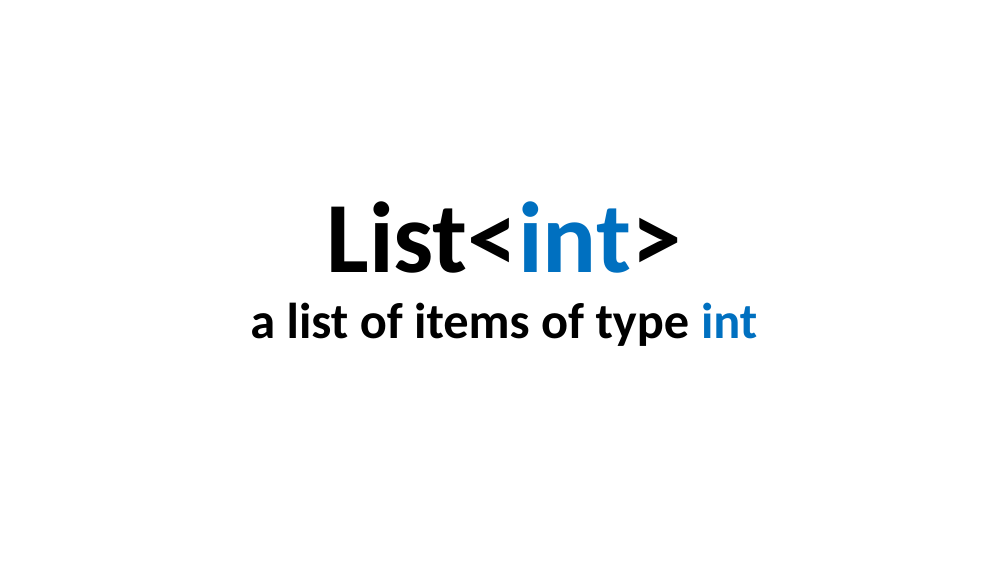
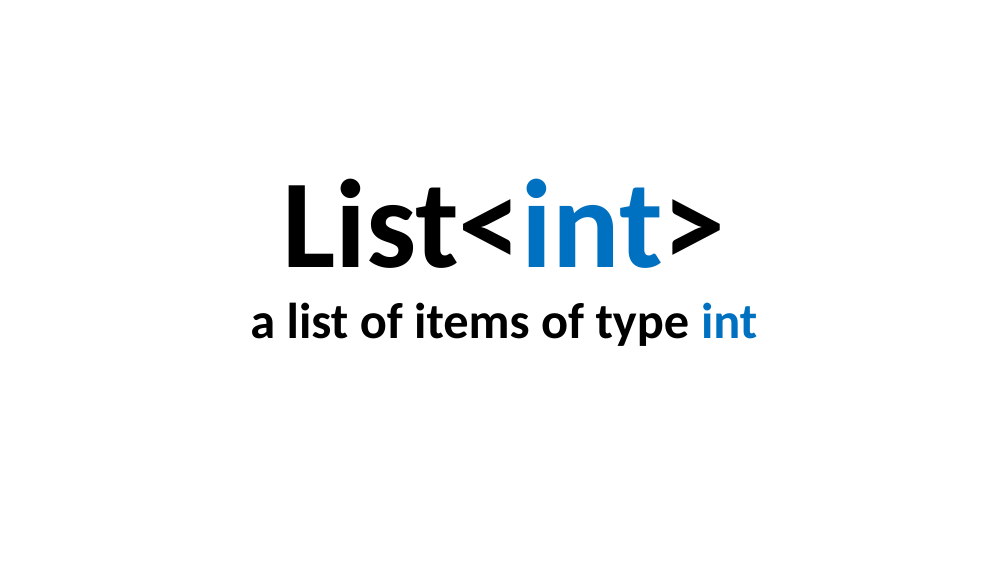
Before and after one commit to perl-easj/Teaching-materials, a slide deck: slide 31 of CSharpProgramming/Presentations/ProgPartII/Lists.pptx. Drawn at 1008x567 pixels with LibreOffice and Linux fonts; fonts in the diff are those of the drawing. Boxes give left, top, right and bottom in pixels: in the first picture for what was removed or moved away, otherwise in the second. Text is boxed around its words. In the diff, an @@ line names an element or a change of style, - is before the commit and + after.

```diff
--- a/CSharpProgramming/Presentations/ProgPartII/Lists.pptx
+++ b/CSharpProgramming/Presentations/ProgPartII/Lists.pptx
@@ title "List<int> a list of items ..." at bbox=[250, 178, 757, 346]: size 96 to 120 pt in "List<int>" @@
```
Also in this commit, not shown: 10 other slides changed, 1 slide added.
